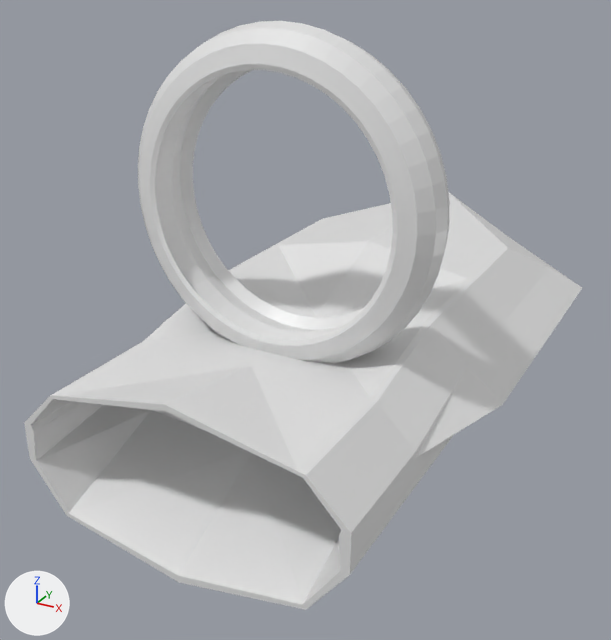
A saved change to the Blender file Models/Hovercraft.blend.
One viewpoint serves both versions: a 50 mm camera at (3.0, -7.65, 3.41) aimed at (-0.51, -1.26, 0.22). The lights are fixed; the arrows at lower left show +X, +Y and +Z.
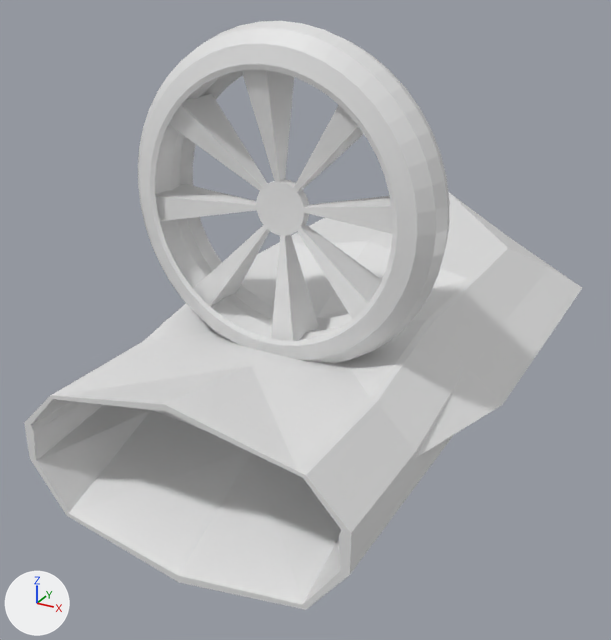
The change in detail:
Mesh me_cylinder is new.
It has 96 vertices, 66 faces and spans x -5.1..5.1, y -5.1..5.1, z -5.1..5.1.
Object 'Cylinder' (ob_cylinder) is new; it shows me_cylinder.
Its location is (0.0, -2.53, 1.7).
Its rotation in degrees is (90, 0, 0).
Its scale is (0.2, 0.2, 0.04).

What differs and where, as boxes (x1, y1, x2, y2) in the pictures (611 x 640 px):
'Cylinder', added: after (155, 70, 393, 341)
